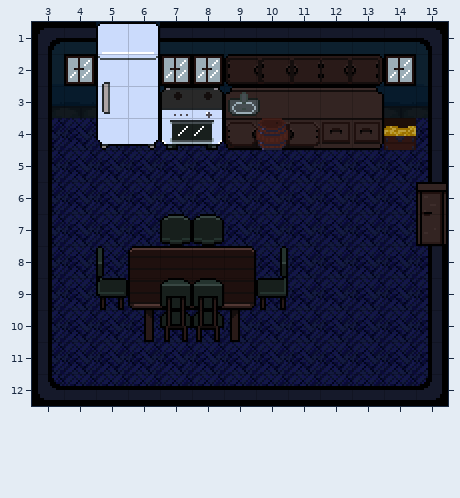
Tiled map: game/assets/tiles/kitchen.tmx. The picture above was drawn from the file before the commit.
Cells are 16x16 px. Shown: x 3..15, y 1..12.
After the commit:
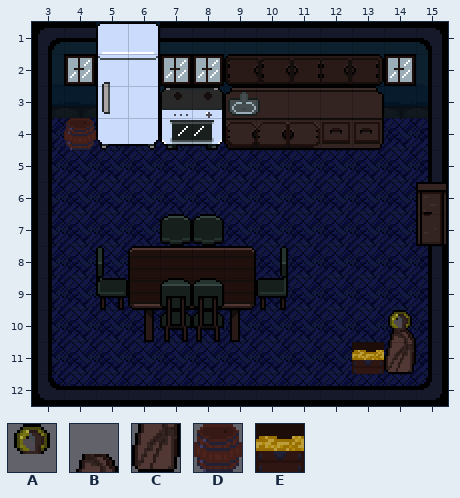
Key: from "furniture_tileset_v2": A 429, B 460, C 491; from "tileset": D 39, E 75.
_ is an empty cell.
Objects are placed by their top-left corner, in cells (3,4 is the top-left corner of cell 3,4); size is 1x1 cell unless given.
Change:
Layer "Tile Layer 2":
y 10: x 14 _ -> B
y 11: x 14 _ -> C
Layer "Tile Layer 3":
y 10: x 14 _ -> A
Layer "Object Layer 1":
changed: D at 10,4 -> D at 4,4
changed: E at 14,4 -> E at 13,11
